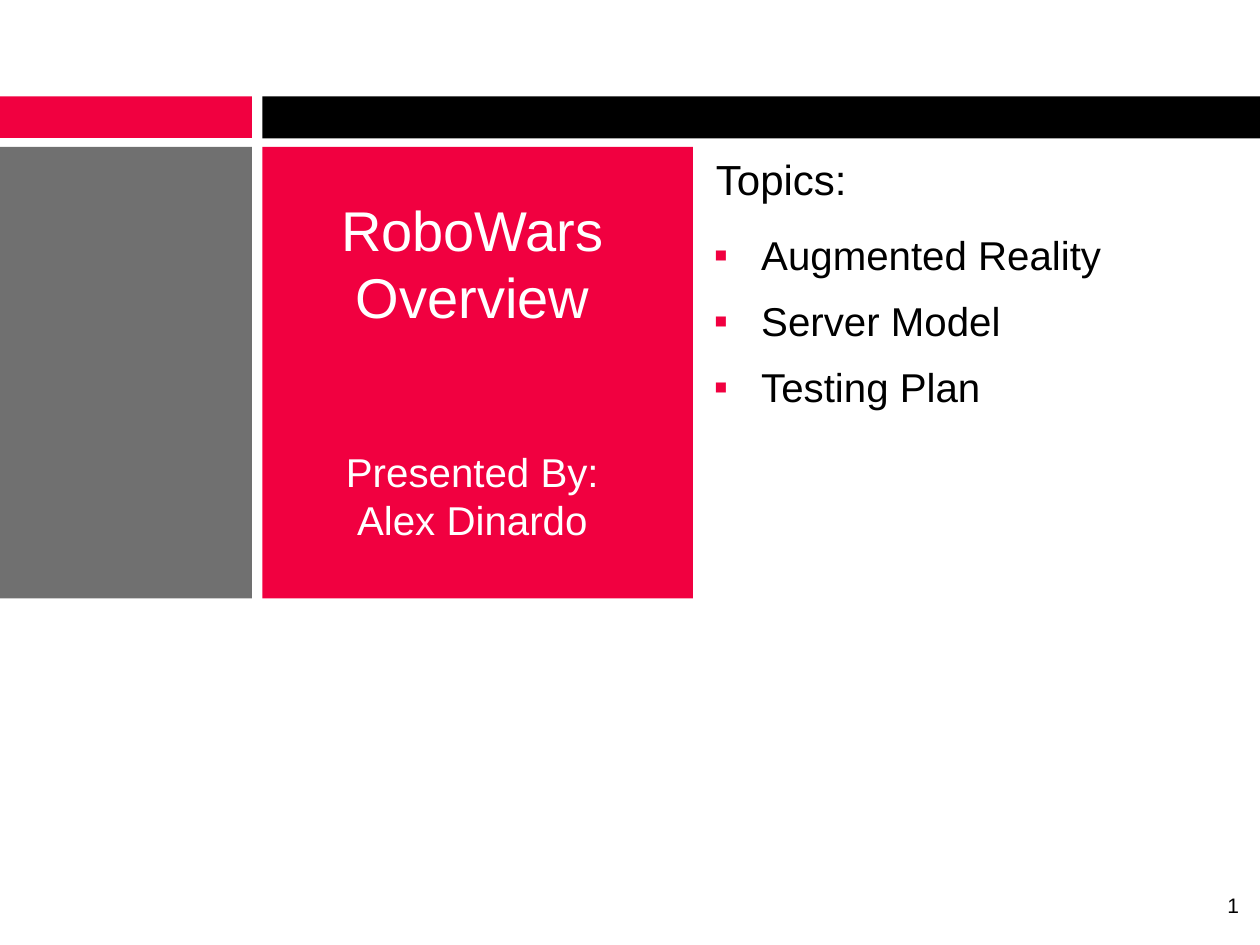
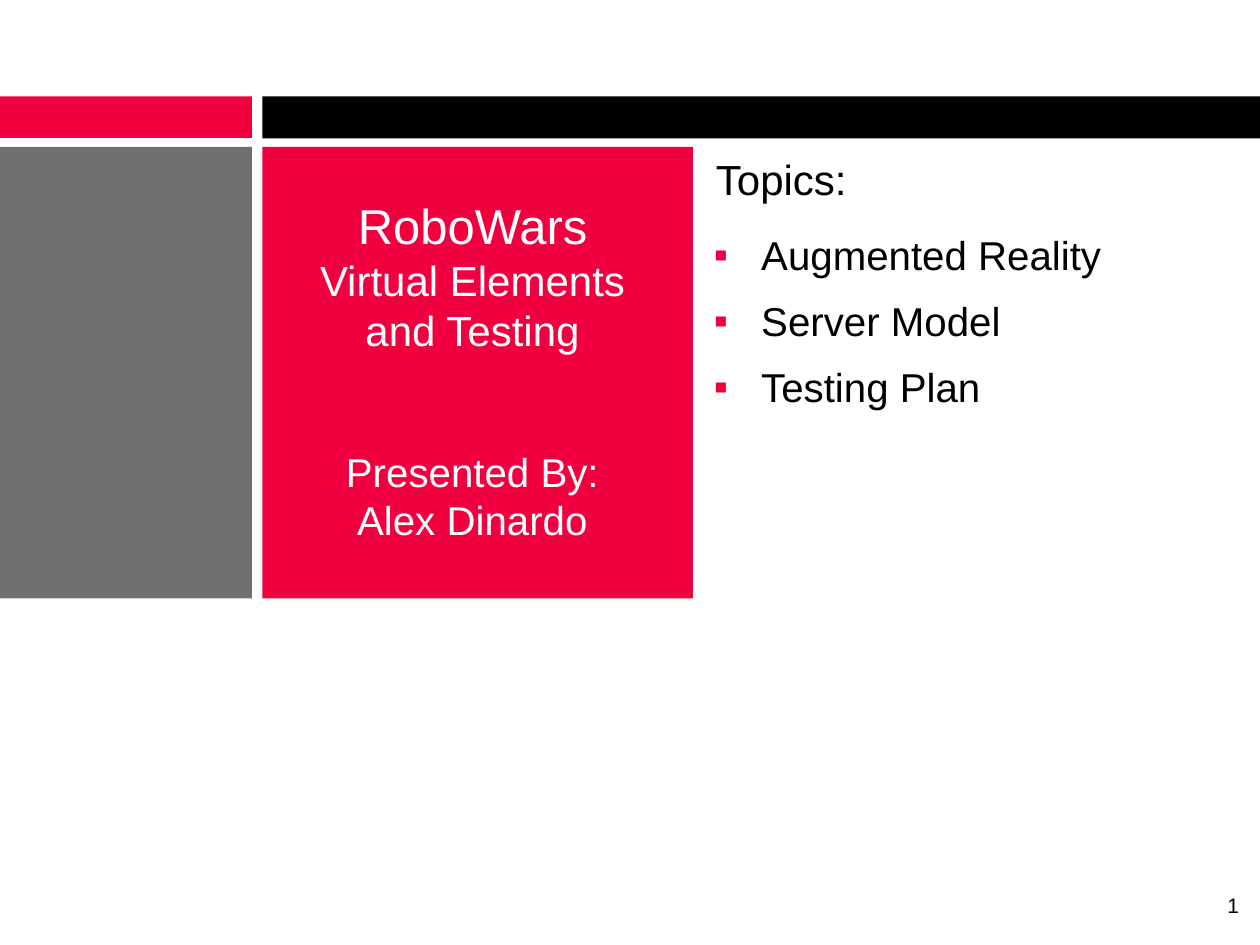
Before and after one commit to alexcraig/RoboWars, a slide deck: slide 1 of docs/presentation_slides/RoboWarsPresentation_AlexDinardo.pptx. Drawn at 1260x945 pixels with LibreOffice and Linux fonts; fonts in the diff are those of the drawing; background and template pictures are left out. Boxes give left, top, right and bottom in pixels: in the first picture for what was removed or moved away, otherwise in the second. Text is boxed around its words. In the diff, an @@ line names an element or a change of style, - is before the commit and + after.

```diff
--- a/docs/presentation_slides/RoboWarsPresentation_AlexDinardo.pptx
+++ b/docs/presentation_slides/RoboWarsPresentation_AlexDinardo.pptx
@@ text at (320,208,625,354): text changed; size 32 to 24 pt @@
-RoboWars Overview
+RoboWars Virtual Elements and Testing
```
Also in this commit, not shown: 2 other slides changed, 2 slides added.
